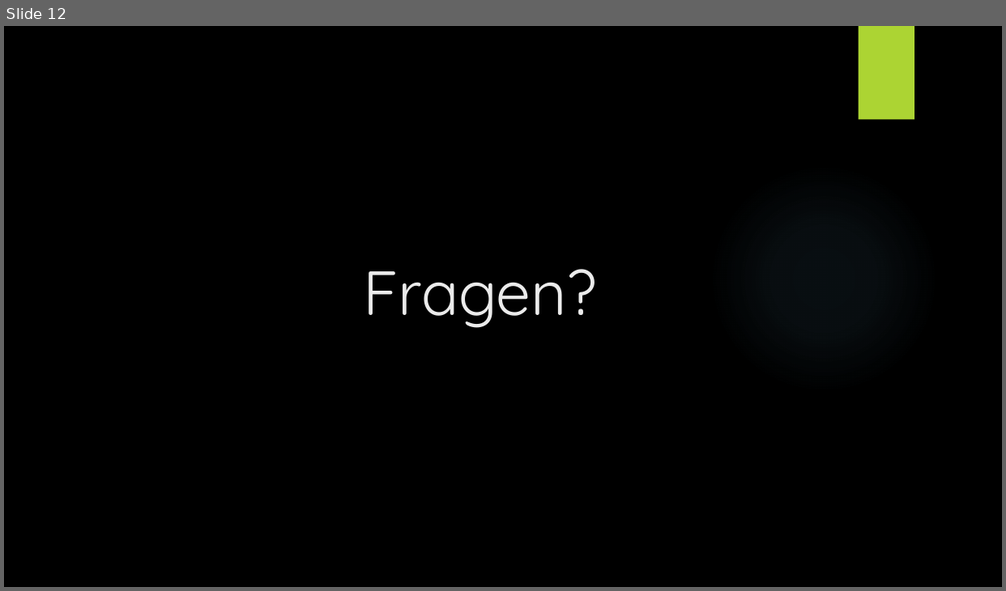
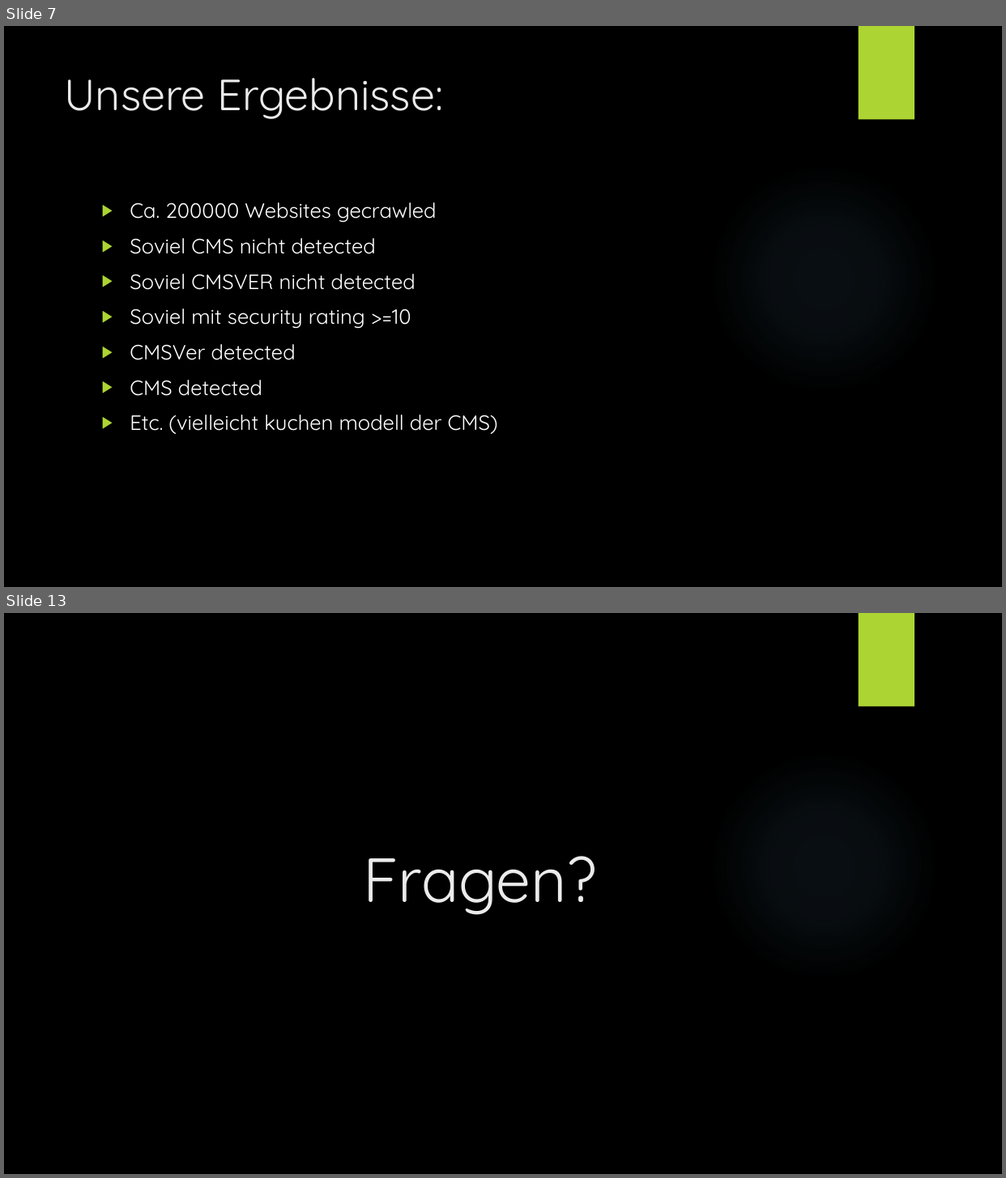
Before and after one commit to Tiim/Unibas-HS19-Internet-and-Secutity-project-webcrawler, a slide deck: Präsentation/Web Crawling.pptx. Shown one above the other, each under a label of ours: slide 12 before the commit, slides 7 and 13 after it; the slides between them are not shown. The pictures are 1006x591 and 1006x1178 pixels, drawn with LibreOffice and Linux fonts; fonts in the diff are those of the drawing; background and template pictures are left out. Boxes give left, top, right and bottom in pixels: in the first picture for what was removed or moved away, otherwise in the second. Text is boxed around its words. In the diff, an @@ line names an element or a change of style, - is before the commit and + after.

```diff
--- a/Präsentation/Web Crawling.pptx
+++ b/Präsentation/Web Crawling.pptx
@@ slide 7 added at (x1=4, y1=26, x2=1002, y2=587), background picture (left out); not listed: 2 template elements that a slide beside it also shows @@
@@ title added at (x1=65, y1=78, x2=444, y2=119), 42 pt, text #EBEBEB @@
+Unsere Ergebnisse:
@@ text added at (x1=130, y1=203, x2=498, y2=434), 20 pt, text #FFFFFF @@
+▶ Ca. 200000 Websites gecrawled
+▶ Soviel CMS nicht detected
+▶ Soviel CMSVER nicht detected
+▶ Soviel mit security rating >=10
+▶ CMSVer detected
+▶ CMS detected
+▶ Etc. (vielleicht kuchen modell der CMS)
@@ what was slide 12 is now slide 13 @@
```
Also in this commit, not shown: 5 slides changed, 6 other slides added, 6 slides removed, 3 other files.
